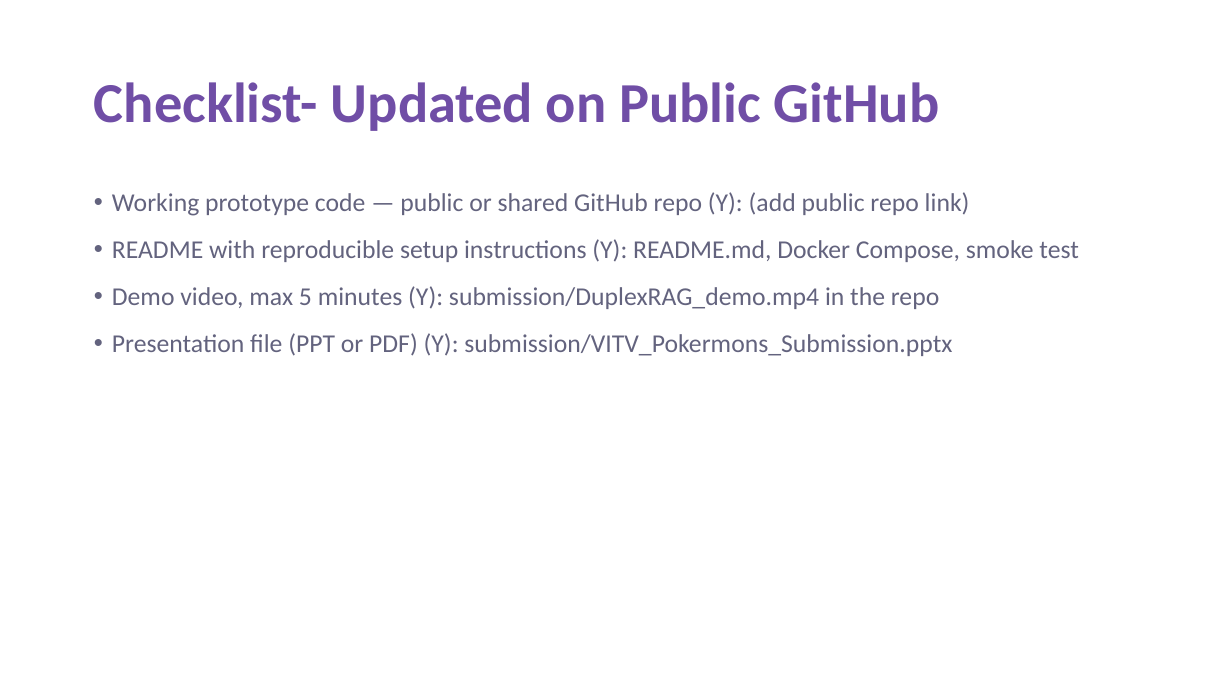
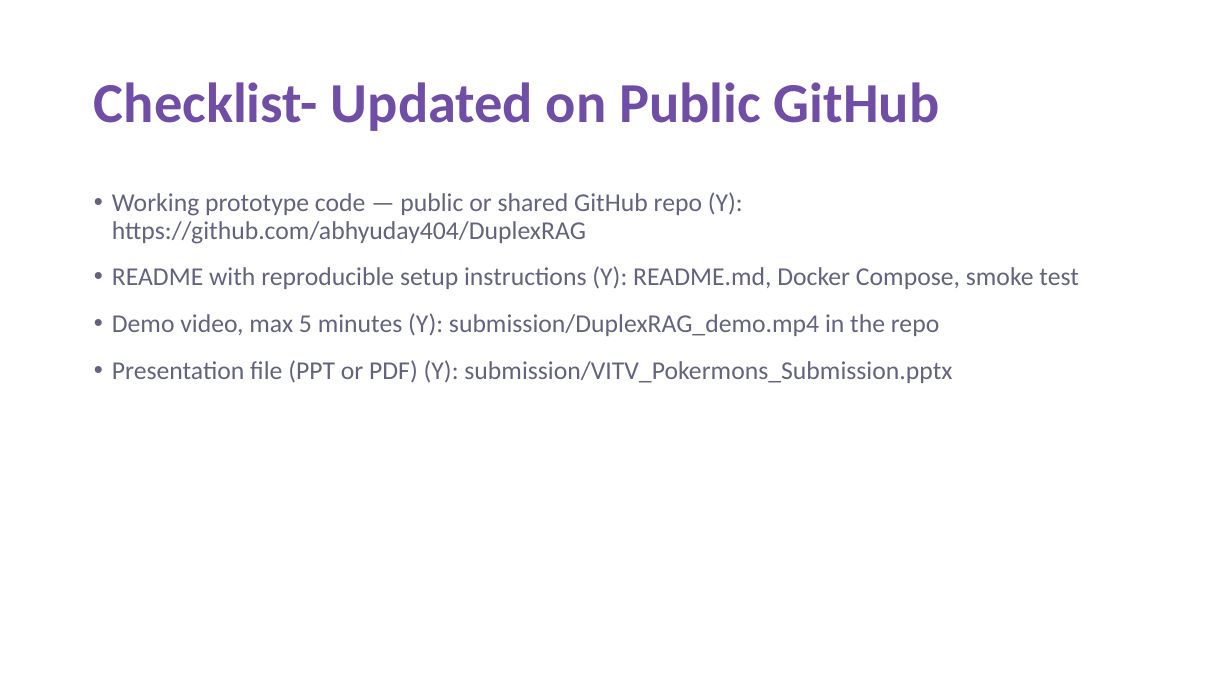
Before and after one commit to abhyuday404/DuplexRAG, a slide deck: slide 11 of submission/VITV_Pokermons_Submission.pptx. Drawn at 1232x693 pixels with LibreOffice and Linux fonts; fonts in the diff are those of the drawing. Boxes give left, top, right and bottom in pixels: in the first picture for what was removed or moved away, otherwise in the second. Text is boxed around its words. In the diff, an @@ line names an element or a change of style, - is before the commit and + after.

```diff
--- a/submission/VITV_Pokermons_Submission.pptx
+++ b/submission/VITV_Pokermons_Submission.pptx
@@ text at (x1=112, y1=192, x2=743, y2=244): text changed @@
-• Working prototype code — public or shared GitHub repo (Y): (add public repo link)
+• Working prototype code — public or shared GitHub repo (Y): https://github.com/abhyuday404/DuplexRAG
```
Also in this commit, not shown: 6 other slides changed, 34 other files.
